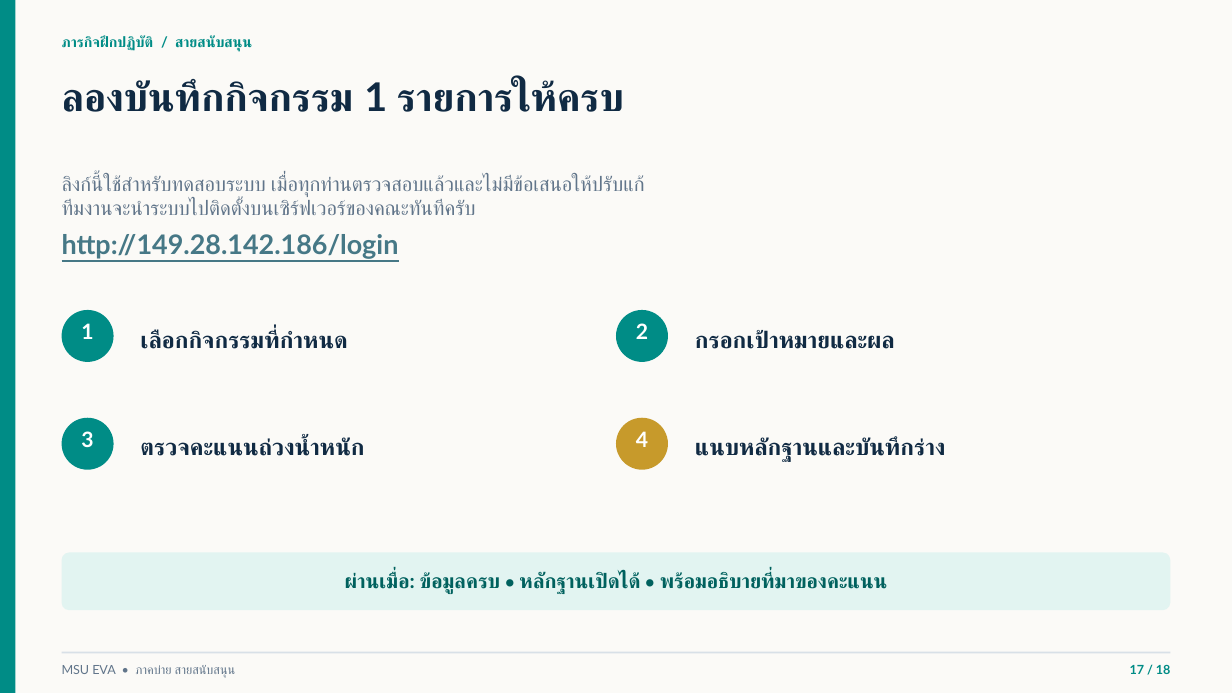
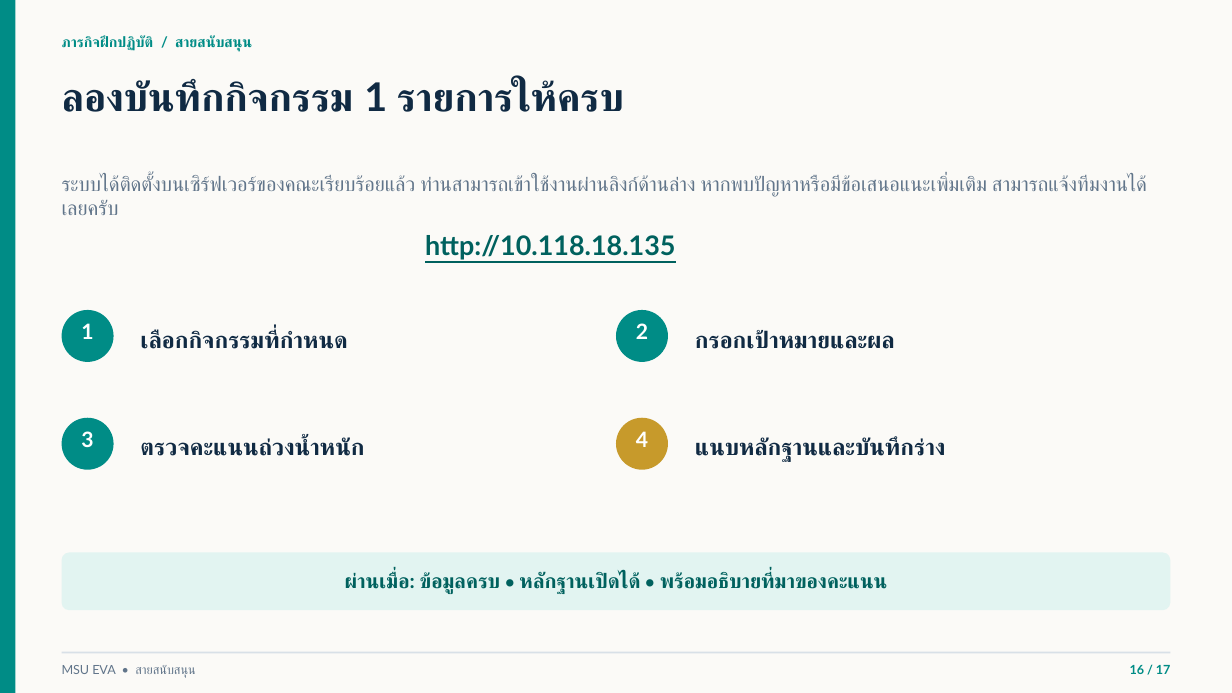
Before and after one commit to issenkku/issenkku-msu_eva-pass2, a slide deck: slide 16 of docs/MSU-EVA-อบรมสายสนับสนุน-ฉบับวิทยากร.pptx (slide 17 before the commit). Drawn at 1232x693 pixels with LibreOffice and Linux fonts; fonts in the diff are those of the drawing; background and template pictures are left out. Boxes give left, top, right and bottom in pixels: in the first picture for what was removed or moved away, otherwise in the second. Text is boxed around its words. In the diff, an @@ line names an element or a change of style, - is before the commit and + after.

```diff
--- a/docs/MSU-EVA-อบรมสายสนับสนุน-ฉบับวิทยากร.pptx
+++ b/docs/MSU-EVA-อบรมสายสนับสนุน-ฉบับวิทยากร.pptx
@@ text at (62,175,1147,215): text changed @@
-ลิงก์นี้ใช้สำหรับทดสอบระบบ เมื่อทุกท่านตรวจสอบแล้วและไม่มีข้อเสนอให้ปรับแก้
-ทีมงานจะนำระบบไปติดตั้งบนเซิร์ฟเวอร์ของคณะทันทีครับ
+ระบบได้ติดตั้งบนเซิร์ฟเวอร์ของคณะเรียบร้อยแล้ว ท่านสามารถเข้าใช้งานผ่านลิงก์ด้านล่าง หากพบปัญหาหรือมีข้อเสนอแนะเพิ่มเติม สามารถแจ้งทีมงานได้เลยครับ
@@ text at (425,235,675,259): text changed; text colour #467886 to #00615E @@
-http://149.28.142.186/login
+http://10.118.18.135
@@ text at (62,665,196,678): text changed @@
-MSU EVA • ภาคบ่าย สายสนับสนุน
+MSU EVA • สายสนับสนุน
@@ text at (1130,665,1171,674): text changed @@
-17 / 18
+16 / 17
```
Also in this commit, not shown: 16 other slides changed, 1 slide removed, 8 other files.
